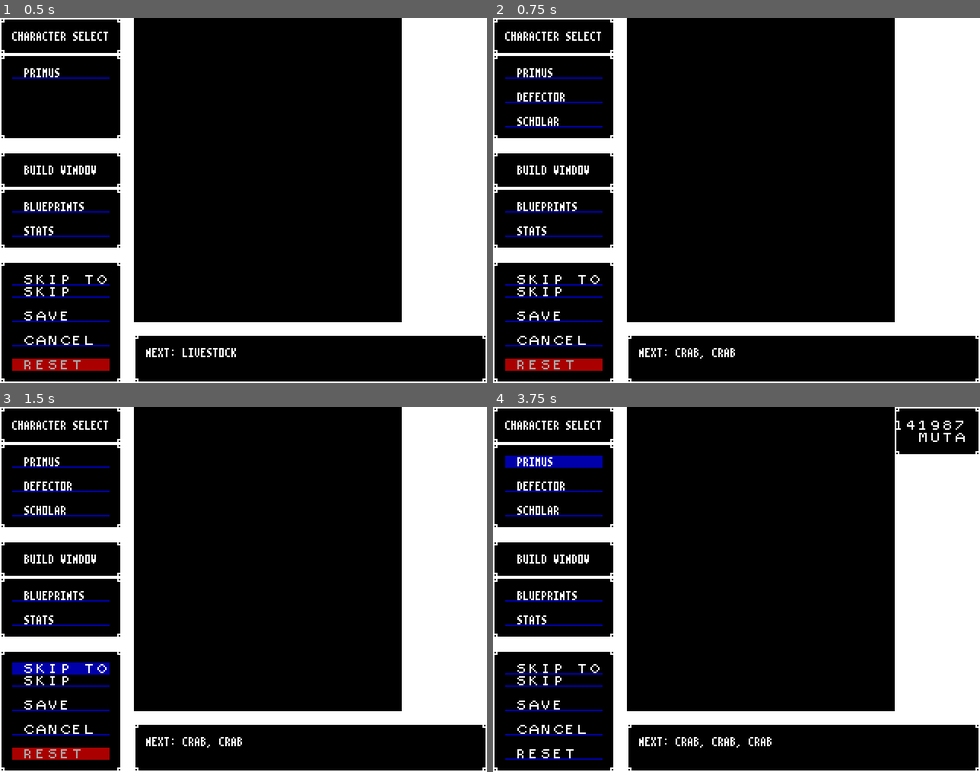
Above: before the commit, frames 1-4 (two rows, left to right).
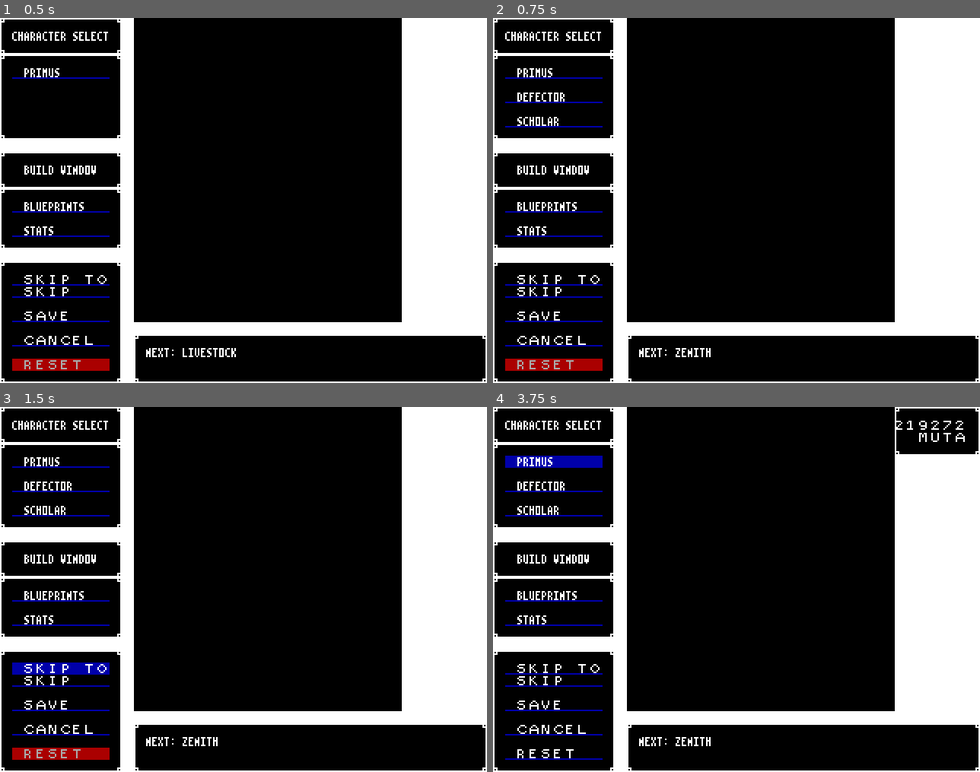
Above: after the commit, the same moments.

Repository: BeamBrain1/Morphose
Game: Godot game, scene res://Scenes/Global/root.tscn
Two runs of this game, one before a commit and one after it. Both use one fixed random seed, a clock stepped at 60 frames per second and the inputs below.
Inputs:
- Up to frame 1 (0.5 s): no input
- Up to frame 2 (0.75 s): click "SKIP TO" at 0.5 s
- Up to frame 3 (1.5 s): click "SKIP TO" at 1.25 s
- Up to frame 4 (3.75 s): click "SKIP" at 2 s; click "SKIP" at 2.75 s; click "PRIMUS" at 3.5 s

Frame 1 is identical in both runs. In frame 2, 0.1% of the frame differs, in the area x 37-50%, y 90-94%; in frame 3, 0.1%; in frame 4, 0.3%, in the area x 37-97%, y 3-94%.
Error after the commit: Out of bounds get index '73' (on base: 'Array[Array]') (res://Scenes/Global/Tables/EncounterTable.gd:104)

Commit message:
daily update

Diff:
--- a/Scenes/Battle/Combatant.gd
+++ b/Scenes/Battle/Combatant.gd
@@ -143,12 +143,6 @@
 	var old_stacks: int
 	var new_stacks: int
 
-	var immunity_adjusted_change: int = change
-	var immunity_tier: int = 0
-
-	if change < 0 and hasPassiveBlueprintWithSpecial("Immunity"):
-		immunity_adjusted_change = mini(0, change + Blueprint.getBlueprintFromList(blueprints_passive, "Immunity").tier)
-
 	if effect == STATUS_EFFECT.REGEN and change != 0:
 		old_stacks = regen_stacks
 		regen_stacks += change		# Regen/burn unaffected by immunity
@@ -159,7 +153,7 @@
 			changed_regen_on_own_turn = true
 	elif effect == STATUS_EFFECT.SHARPENED and change != 0:
 		old_stacks = sharpened_stacks
-		sharpened_stacks += immunity_adjusted_change
+		sharpened_stacks += change
 		sharpened_stacks = clamp(sharpened_stacks, -1 * MAX_STATUS_EFFECT_STACKS, MAX_STATUS_EFFECT_STACKS)
 		true_change = sharpened_stacks - old_stacks
 		new_stacks = sharpened_stacks
@@ -167,7 +161,7 @@
 			changed_sharpened_on_own_turn = true
 	elif effect == STATUS_EFFECT.HARDENED and change != 0:
 		old_stacks = hardened_stacks
-		hardened_stacks += immunity_adjusted_change
+		hardened_stacks += change
 		hardened_stacks = clamp(hardened_stacks, -1 * MAX_STATUS_EFFECT_STACKS, MAX_STATUS_EFFECT_STACKS)
 		true_change = hardened_stacks - old_stacks
 		new_stacks = hardened_stacks
@@ -175,7 +169,7 @@
 			changed_hardened_on_own_turn = true
 	elif effect == STATUS_EFFECT.KEEN and change != 0:
 		old_stacks = keen_stacks
-		keen_stacks += immunity_adjusted_change
+		keen_stacks += change
 		keen_stacks = clamp(keen_stacks, -1 * MAX_STATUS_EFFECT_STACKS, MAX_STATUS_EFFECT_STACKS)
 		true_change = keen_stacks - old_stacks
 		new_stacks = keen_stacks
@@ -183,7 +177,7 @@
 			changed_keen_on_own_turn = true
 	elif effect == STATUS_EFFECT.ENERGIZED and change != 0:
 		old_stacks = energized_stacks
-		energized_stacks += immunity_adjusted_change
+		energized_stacks += change
 		energized_stacks = clamp(energized_stacks, -1 * MAX_STATUS_EFFECT_STACKS, MAX_STATUS_EFFECT_STACKS)
 		true_change = energized_stacks - old_stacks
 		new_stacks = energized_stacks
@@ -191,13 +185,12 @@
 			changed_energized_on_own_turn = true
 	elif effect == STATUS_EFFECT.FOCUSED and change != 0:
 		old_stacks = focused_stacks
-		focused_stacks += immunity_adjusted_change
+		focused_stacks += change
 		focused_stacks = clamp(focused_stacks, -1 * MAX_STATUS_EFFECT_STACKS, MAX_STATUS_EFFECT_STACKS)
 		true_change = focused_stacks - old_stacks
 		new_stacks = focused_stacks
 		if new_stacks != 0 and self_applied_via_action:
 			changed_focused_on_own_turn = true
-			print("Change flag set")
 
 	if true_change > 0:
 		var bad_stacks_shed: int = mini(0, new_stacks) - mini(0, old_stacks)
@@ -252,7 +245,7 @@
 
 func endTurn() -> void:
 	if not isDefeated():
-		shedStatusEffects()
+		shedPositiveStatusEffects()
 		if hasPassiveBlueprintWithSpecial("Molt"):
 			for i in range(passiveBlueprintTier("Molt")):
 				shedNegativeStatusEffects()
@@ -463,28 +456,26 @@
 		damage(damage_amt)
 
 	if not isDefeated():
-		if crit:
-			adjustStatusEffectFromEnumType(STATUS_EFFECT.REGEN, -1 * critAdjustedStatusValue(blueprint.burning))
-			adjustStatusEffectFromEnumType(STATUS_EFFECT.SHARPENED, -1 * critAdjustedStatusValue(blueprint.tranqed))
-			adjustStatusEffectFromEnumType(STATUS_EFFECT.HARDENED, -1 * critAdjustedStatusValue(blueprint.acid))
-			adjustStatusEffectFromEnumType(STATUS_EFFECT.KEEN, -1 * critAdjustedStatusValue(blueprint.blind))
-			adjustStatusEffectFromEnumType(STATUS_EFFECT.ENERGIZED, -1 * critAdjustedStatusValue(blueprint.slimed))
-			adjustStatusEffectFromEnumType(STATUS_EFFECT.FOCUSED, -1 * critAdjustedStatusValue(blueprint.rage))
-		else:
-			adjustStatusEffectFromEnumType(STATUS_EFFECT.REGEN, -1 * blueprint.burning)
-			adjustStatusEffectFromEnumType(STATUS_EFFECT.SHARPENED, -1 * blueprint.tranqed)
-			adjustStatusEffectFromEnumType(STATUS_EFFECT.HARDENED, -1 * blueprint.acid)
-			adjustStatusEffectFromEnumType(STATUS_EFFECT.KEEN, -1 * blueprint.blind)
-			adjustStatusEffectFromEnumType(STATUS_EFFECT.ENERGIZED, -1 * blueprint.slimed)
-			adjustStatusEffectFromEnumType(STATUS_EFFECT.FOCUSED, -1 * blueprint.rage)
-
-
-# Status effect crits deal 1 additional level of the status effect
-func critAdjustedStatusValue(value_in: int) -> int:
+		adjustStatusEffectFromEnumType(STATUS_EFFECT.REGEN, -1 * adjustedDebuffStacksInflicted(blueprint.burning, crit))
+		adjustStatusEffectFromEnumType(STATUS_EFFECT.SHARPENED, -1 * adjustedDebuffStacksInflicted(blueprint.tranqed, crit))
+		adjustStatusEffectFromEnumType(STATUS_EFFECT.HARDENED, -1 * adjustedDebuffStacksInflicted(blueprint.acid, crit))
+		adjustStatusEffectFromEnumType(STATUS_EFFECT.KEEN, -1 * adjustedDebuffStacksInflicted(blueprint.blind, crit))
+		adjustStatusEffectFromEnumType(STATUS_EFFECT.ENERGIZED, -1 * adjustedDebuffStacksInflicted(blueprint.slimed, crit))
+		adjustStatusEffectFromEnumType(STATUS_EFFECT.FOCUSED, -1 * adjustedDebuffStacksInflicted(blueprint.rage, crit))
+
+
+# Final amount of debuff stacks applied after factoring in Immunity blueprint (if present) and crit
+func adjustedDebuffStacksInflicted(value_in: int, crit: bool = false) -> int:
 	# If attack does not apply status effect to begin with, don't
 	if value_in == 0:
 		return 0
-	return value_in + 1
+	var result = value_in
+	if crit:
+		result += 1
+	if hasPassiveBlueprintWithSpecial("Immunity"):
+		result -= Blueprint.getBlueprintFromList(blueprints_passive, "Immunity").tier
+
+	return maxi(result, 0)
 
 
 # self_applied: Is the combatant applying this support to themselves?
@@ -510,13 +501,12 @@
 	adjustStatusEffectFromEnumType(STATUS_EFFECT.ENERGIZED, blueprint.energized, self_applied)
 	adjustStatusEffectFromEnumType(STATUS_EFFECT.FOCUSED, blueprint.focused, self_applied)
 
-	if not isDefeated():
-		adjustStatusEffectFromEnumType(STATUS_EFFECT.REGEN, -1 * blueprint.burning, self_applied)
-		adjustStatusEffectFromEnumType(STATUS_EFFECT.SHARPENED, -1 * blueprint.tranqed, self_applied)
-		adjustStatusEffectFromEnumType(STATUS_EFFECT.HARDENED, -1 * blueprint.acid, self_applied)
-		adjustStatusEffectFromEnumType(STATUS_EFFECT.KEEN, -1 * blueprint.blind, self_applied)
-		adjustStatusEffectFromEnumType(STATUS_EFFECT.ENERGIZED, -1 * blueprint.slimed, self_applied)
-		adjustStatusEffectFromEnumType(STATUS_EFFECT.FOCUSED, -1 * blueprint.rage, self_applied)
+	adjustStatusEffectFromEnumType(STATUS_EFFECT.REGEN, -1 * adjustedDebuffStacksInflicted(blueprint.burning), self_applied)
+	adjustStatusEffectFromEnumType(STATUS_EFFECT.SHARPENED, -1 * adjustedDebuffStacksInflicted(blueprint.tranqed), self_applied)
+	adjustStatusEffectFromEnumType(STATUS_EFFECT.HARDENED, -1 * adjustedDebuffStacksInflicted(blueprint.acid), self_applied)
+	adjustStatusEffectFromEnumType(STATUS_EFFECT.KEEN, -1 * adjustedDebuffStacksInflicted(blueprint.blind), self_applied)
+	adjustStatusEffectFromEnumType(STATUS_EFFECT.ENERGIZED, -1 * adjustedDebuffStacksInflicted(blueprint.slimed), self_applied)
+	adjustStatusEffectFromEnumType(STATUS_EFFECT.FOCUSED, -1 * adjustedDebuffStacksInflicted(blueprint.rage), self_applied)
 
 
 func pushBattleMessage(update: String) -> void:
--- a/Scenes/Global/Constructs/Blueprint.gd
+++ b/Scenes/Global/Constructs/Blueprint.gd
@@ -22,11 +22,11 @@
 const BIO_COST_T2_MULT_Q_TRACK: int = 8
 const BIO_COST_T2_MULT_STATUS: int = 20
 const BIO_COST_T3_MULT: int = BIO_COST_T2_MULT * 8
-const BIO_COST_T3_MULT_STATUS: int = BIO_COST_T2_MULT_STATUS * 4
+const BIO_COST_T3_MULT_STATUS: int = BIO_COST_T2_MULT_STATUS * 8
 const TP_COST_T2_MULT: int = 5
 const TP_COST_T2_MULT_STATUS: int = 5
 const TP_COST_T3_MULT: int = TP_COST_T2_MULT * 4
-const TP_COST_T3_MULT_STATUS: int = TP_COST_T2_MULT_STATUS * 3
+const TP_COST_T3_MULT_STATUS: int = TP_COST_T2_MULT_STATUS * 4
 
 
 # Blueprints are organized into bio cost "tracks." Individual blueprint cost is determined by track letter and tier.
@@ -48,7 +48,7 @@
 	"B": 5,
 	"C": 7,
 	"D": 10,
-	"E": 17,
+	"E": 15,
 	"F": 20,
 	"G": 24,
 	"Z1": 30,
--- a/Scenes/Global/Tables/EnemyTable.gd
+++ b/Scenes/Global/Tables/EnemyTable.gd
@@ -20,7 +20,6 @@
 	current_enemy.defense = 1
 	current_enemy.senses = 1
 	current_enemy.speed = 1
-	current_enemy.installBlueprintByNameAndTier("Immunity", 2)
 	addEnemyToTable(current_enemy)
 
 	current_enemy = EnemyType.new()
@@ -472,7 +471,7 @@
 	current_enemy.name = "Prometheus"
 	current_enemy.hp = 2400
 	current_enemy.tech_points = 1000
-	current_enemy.attack = 220
+	current_enemy.attack = 200
 	current_enemy.defense = 150
 	current_enemy.senses = 170
 	current_enemy.speed = 180
@@ -494,25 +493,20 @@
 	current_enemy = EnemyType.new()
 	current_enemy.name = "Zenith"
 	current_enemy.hp = 4095
-	current_enemy.tech_points = 1400
-	current_enemy.attack = 200
+	current_enemy.tech_points = 1200
+	current_enemy.attack = 2
 	current_enemy.defense = 200
 	current_enemy.senses = 200
 	current_enemy.speed = 200
-	current_enemy.installBlueprintByNameAndTier("Claw", 3)
-	current_enemy.installBlueprintByNameAndTier("Laser", 3)
-	current_enemy.installBlueprintByNameAndTier("Chaingun", 3)
-	current_enemy.installBlueprintByNameAndTier("Hammer", 3)
+	#current_enemy.installBlueprintByNameAndTier("Laser", 3)
 	current_enemy.installBlueprintByNameAndTier("Missile", 3)
-	current_enemy.installBlueprintByNameAndTier("Psypulse", 3)
-	current_enemy.installBlueprintByNameAndTier("FragBomb", 3)
-	current_enemy.installBlueprintByNameAndTier("Napalm", 3)
-	current_enemy.installBlueprintByNameAndTier("Chembomb", 3)
-	current_enemy.installBlueprintByNameAndTier("Auger", 1)
-	current_enemy.installBlueprintByNameAndTier("FusionBomb", 1)
+	#current_enemy.installBlueprintByNameAndTier("Psypulse", 3)
+	#current_enemy.installBlueprintByNameAndTier("Napalm", 3)
+	#current_enemy.installBlueprintByNameAndTier("Chembomb", 3)
+	#current_enemy.installBlueprintByNameAndTier("FusionBomb", 1)
 	current_enemy.installBlueprintByNameAndTier("Mind Rip", 1)
-	current_enemy.installBlueprintByNameAndTier("Shutdown", 1)
-	current_enemy.installBlueprintByNameAndTier("Bud", 1)
+	#current_enemy.installBlueprintByNameAndTier("Fracture", 1)
+	#current_enemy.installBlueprintByNameAndTier("Bud", 1)
 	current_enemy.installBlueprintByNameAndTier("Perfect", 1)
 	current_enemy.installBlueprintByNameAndTier("Molt", 3)
 	current_enemy.installBlueprintByNameAndTier("Hydrocoat", 3)
@@ -525,20 +519,18 @@
 	current_enemy = EnemyType.new()
 	current_enemy.name = "Z-Spawn"
 	current_enemy.hp = 500
-	current_enemy.tech_points = 500
+	current_enemy.tech_points = 800
 	current_enemy.attack = 200
-	current_enemy.defense = 70
+	current_enemy.defense = 100
 	current_enemy.senses = 150
 	current_enemy.speed = 150
 	current_enemy.installBlueprintByNameAndTier("Laser", 3)
-	current_enemy.installBlueprintByNameAndTier("Chaingun", 3)
-	current_enemy.installBlueprintByNameAndTier("Hammer", 3)
 	current_enemy.installBlueprintByNameAndTier("Missile", 3)
-	current_enemy.installBlueprintByNameAndTier("FragBomb", 3)
 	current_enemy.installBlueprintByNameAndTier("Psypulse", 3)
 	current_enemy.installBlueprintByNameAndTier("Napalm", 3)
 	current_enemy.installBlueprintByNameAndTier("Molt", 2)
 	current_enemy.installBlueprintByNameAndTier("Hydrocoat", 2)
+	current_enemy.installBlueprintByNameAndTier("Immunity", 1)
 	current_enemy.gives_bio_energy = false
 	addEnemyToTable(current_enemy)
 
--- a/Scenes/Global/root.gd
+++ b/Scenes/Global/root.gd
@@ -4,7 +4,7 @@
 
 const CONTROLLER_DIRECTORY_AND_PREFIX = "res://Scenes/Controllers/Controller"
 
-const STARTING_BIO_ENERGY: int = 100000
+const STARTING_BIO_ENERGY: int = 0
 
 # Called when the node enters the scene tree for the first time.
 func _ready() -> void:
@@ -47,7 +47,7 @@
 
 
 func skipToEncounter() -> void:
-	while not EncounterTable.encounterHasEnemy(EncounterTable.table[ActiveSaveData.current_battle], "Crab"):
+	while not EncounterTable.encounterHasEnemy(EncounterTable.table[ActiveSaveData.current_battle], "Zenith"):
 		skipBattle()
 
 
Not shown, changed: blueprints.dat
